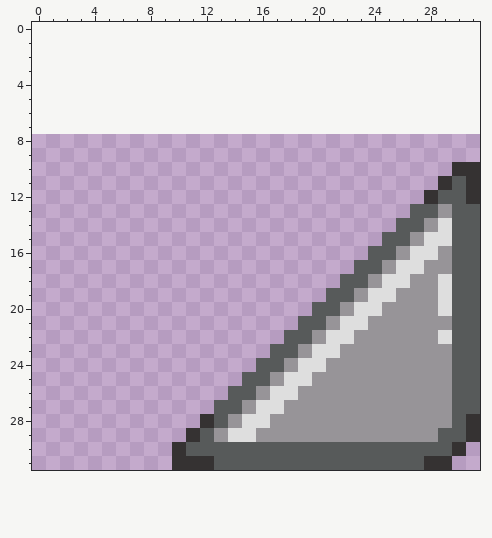
Two states of a pixel-art sprite, Cubeacon/Assets/Textures/Mirror Off.png. The picture above is the old version.
The file is 640x320 pixels, drawn in blocks of 10x10; one block is one cell here. The old version is drawn lined up with the new one, on the new canvas.
And afterwards:
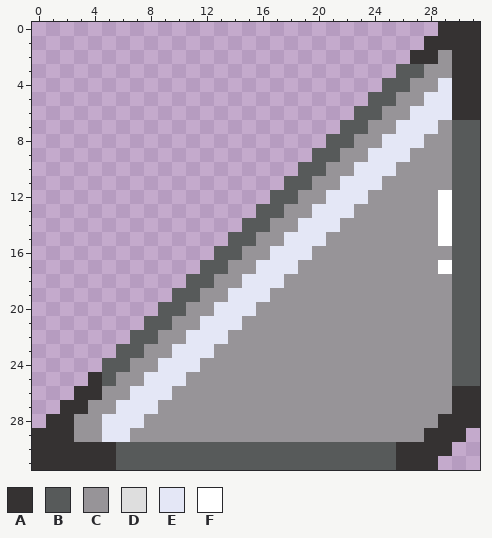
Palette (. is transparent): A #353232  B #575a5a  C #979498  D #dedede  E #e4e7f6  F #ffffff
The edit:
canvas 64x32 -> 32x32, the old top-left corner now at -8,8 (the part of the old canvas that was cut away was empty and is not shown)
@@ x 0..31 @@
- 0 ................................
- 1 ................................
- 2 ................................
- 3 ................................
- 4 ................................
- 5 ................................
- 6 ................................
- 7 ................................
- 8 ................................
- 9 ................................
-10 ..............................AA
-11 .............................ABA
-12 ............................ABBA
-13 ...........................BBCBB
-14 ..........................BBCDBB
-15 .........................BBCDDBB
-16 ........................BBCDDCBB
-17 .......................BBCDDCCBB
-18 ......................BBCDDCCDBB
-19 .....................BBCDDCCCDBB
-20 ....................BBCDDCCCCDBB
-21 ...................BBCDDCCCCCCBB
-22 ..................BBCDDCCCCCCDBB
-23 .................BBCDDCCCCCCCCBB
-24 ................BBCDDCCCCCCCCCBB
-25 ...............BBCDDCCCCCCCCCCBB
-26 ..............BBCDDCCCCCCCCCCCBB
-27 .............BBCDDCCCCCCCCCCCCBB
-28 ............ABCDDCCCCCCCCCCCCCBA
-29 ...........ABCDDCCCCCCCCCCCCCBBA
-30 ..........ABBBBBBBBBBBBBBBBBBBA.
-31 ..........AAABBBBBBBBBBBBBBBAA..
+ 0 .............................AAA
+ 1 ............................AAAA
+ 2 ...........................AACAA
+ 3 ..........................BBCCAA
+ 4 .........................BBCCEAA
+ 5 ........................BBCCEEAA
+ 6 .......................BBCCEEEAA
+ 7 ......................BBCCEEECBB
+ 8 .....................BBCCEEECCBB
+ 9 ....................BBCCEEECCCBB
+10 ...................BBCCEEECCCCBB
+11 ..................BBCCEEECCCCCBB
+12 .................BBCCEEECCCCCFBB
+13 ................BBCCEEECCCCCCFBB
+14 ...............BBCCEEECCCCCCCFBB
+15 ..............BBCCEEECCCCCCCCFBB
+16 .............BBCCEEECCCCCCCCCCBB
+17 ............BBCCEEECCCCCCCCCCFBB
+18 ...........BBCCEEECCCCCCCCCCCCBB
+19 ..........BBCCEEECCCCCCCCCCCCCBB
+20 .........BBCCEEECCCCCCCCCCCCCCBB
+21 ........BBCCEEECCCCCCCCCCCCCCCBB
+22 .......BBCCEEECCCCCCCCCCCCCCCCBB
+23 ......BBCCEEECCCCCCCCCCCCCCCCCBB
+24 .....BBCCEEECCCCCCCCCCCCCCCCCCBB
+25 ....ABCCEEECCCCCCCCCCCCCCCCCCCBB
+26 ...AACCEEECCCCCCCCCCCCCCCCCCCCAA
+27 ..AACCEEECCCCCCCCCCCCCCCCCCCCCAA
+28 .AACCEEECCCCCCCCCCCCCCCCCCCCCAAA
+29 AAACCEECCCCCCCCCCCCCCCCCCCCCAAA.
+30 AAAAAABBBBBBBBBBBBBBBBBBBBAAAA..
+31 AAAAAABBBBBBBBBBBBBBBBBBBBAAA...
Pixel boxes of the changes (left, top, right, bottom) in both pictures:
changed: (32, 22, 480, 470)
